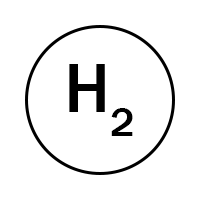
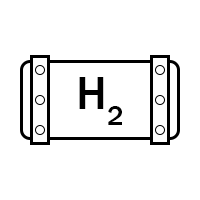
Two versions of the same layered image (w=200, h=200). Layer-by-layer changes:
painted on "H2" over [left=69, top=64, right=133, bottom=136]
removed layer "верх" over [left=25, top=25, right=175, bottom=175]
added layer "болты" above "ремни" over [left=35, top=65, right=165, bottom=135]
added layer "ремни" above "корпус" over [left=30, top=55, right=170, bottom=145]
added layer "корпус" above "Слой 1" over [left=20, top=60, right=180, bottom=140]
